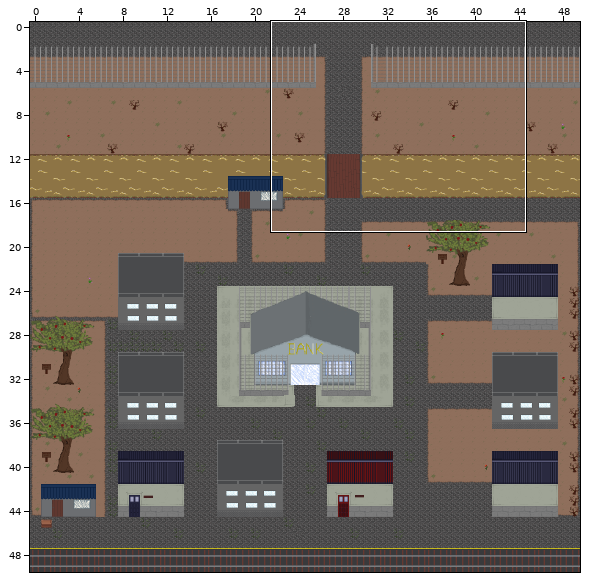
A Tiled map gets an edit: game-design/map2.tmx. The picture above shows the old version from afar; the outline marks the close-up.
Close-up. As it was:
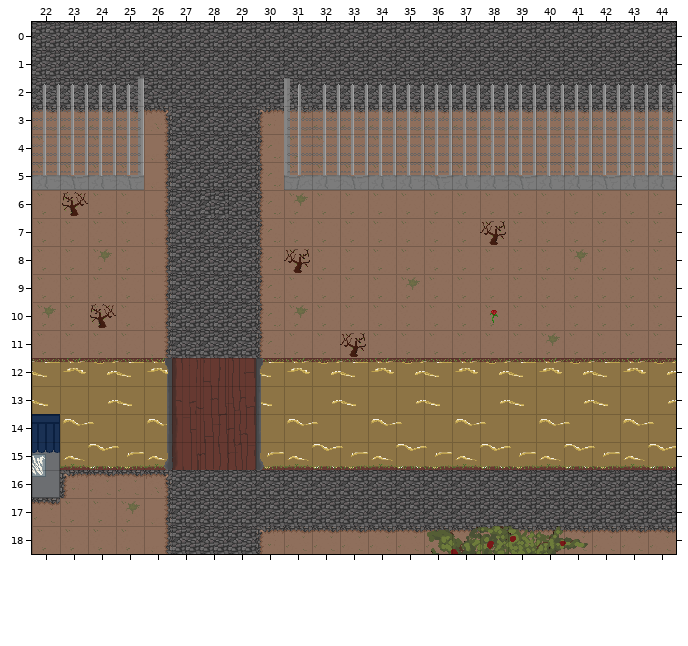
Cells are 32x32 px. Shown: x 22..44, y 0..18. The commit also changed other parts of the map, which this record leaves out. Tiles whose own drawing changed are shown in their newer look in all pictures.
Once edited:
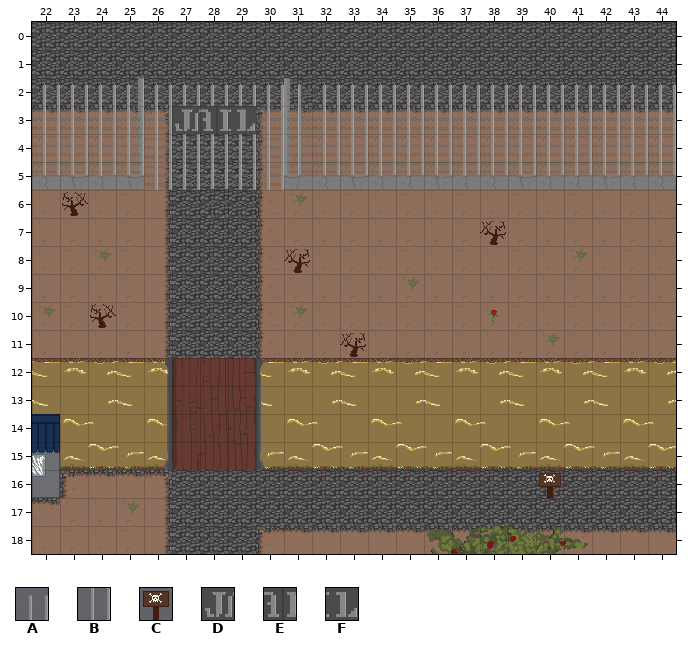
Key: from "real_tileset": A 112, B 128, C 156, D 172, E 173, F 174.
_ is an empty cell.
Tiles of an added or newly shown layer are drawn over the layers below it.
Change:
Layer "walls":
The author put tile A in row 2 at x 26 to 30.
The author put tile B in row 3 at x 26 and 30; in rows 4 to 5 at x 26 to 30.
The author put tile D in row 3 at x 27.
The author put tile E in row 3 at x 28.
The author put tile F in row 3 at x 29.
Layer "signs2" (added):
The author put tile C in row 16 at x 40.
Pixel boxes of the changes (left, top, right, bottom) in both close-ups:
added: (144, 84, 284, 190)
added: (539, 473, 561, 498)
